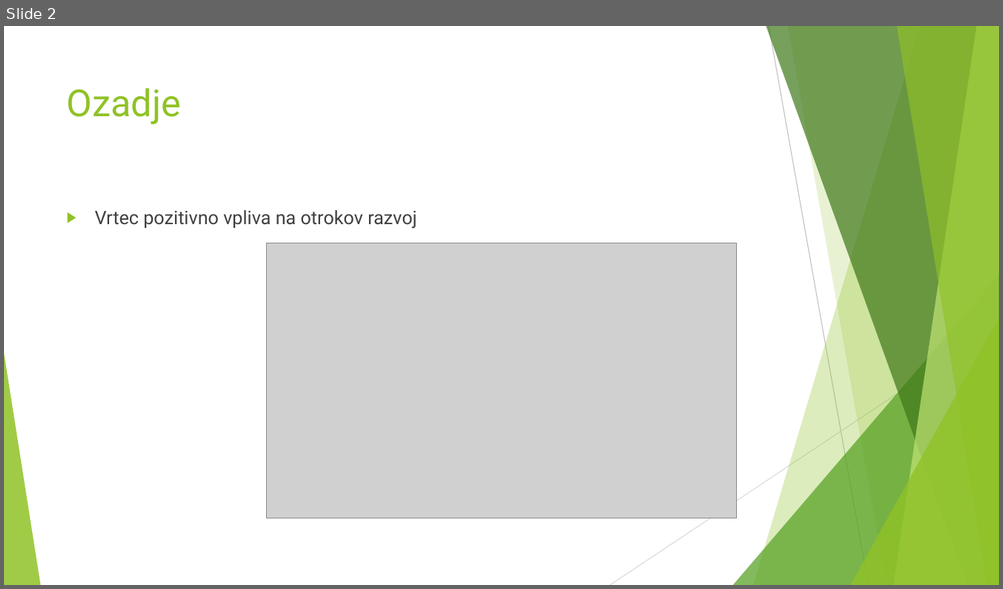
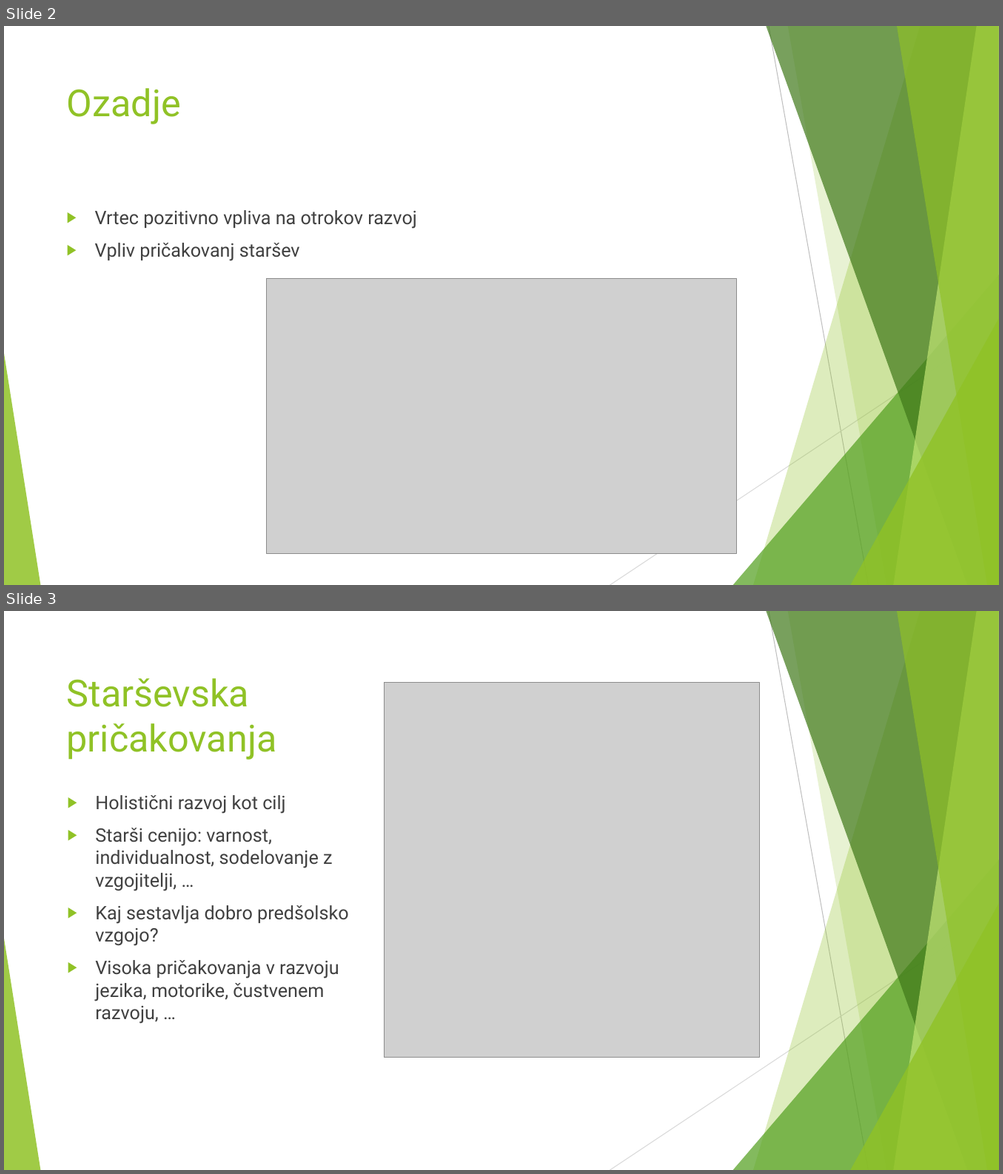
Before and after one commit to borbregant/Doktorat_all, a slide deck: stemberger/predstavitev.pptx. Shown one above the other, each under a label of ours: slide 2 before the commit, slides 2 and 3 after it. The pictures are 1003x589 and 1003x1174 pixels, drawn with LibreOffice and Linux fonts; fonts in the diff are those of the drawing; grey boxes stand for pictures. Boxes give left, top, right and bottom in pixels: in the first picture for what was removed or moved away, otherwise in the second. Text is boxed around its words. In the diff, an @@ line names an element or a change of style, - is before the commit and + after.

```diff
--- a/stemberger/predstavitev.pptx
+++ b/stemberger/predstavitev.pptx
@@ slide 3 added at bbox=[4, 611, 999, 1170], background #FFFFFF; not listed: 10 template elements that a slide beside it also shows @@
@@ title added at bbox=[67, 678, 277, 760], 36 pt, text #90C226 @@
+Starševska pričakovanja
@@ picture added at bbox=[384, 683, 759, 1058] @@
@@ text added at bbox=[95, 795, 349, 1024], 18 pt, text #404040 @@
+▶ Holistični razvoj kot cilj
+▶ Starši cenijo: varnost, individualnost, sodelovanje z vzgojitelji, …
+▶ Kaj sestavlja dobro predšolsko vzgojo?
+▶ Visoka pričakovanja v razvoju jezika, motorike, čustvenem razvoju, …
@@ slide 2 changed as well @@
@@ text at bbox=[95, 243, 300, 261]: paragraph added @@
+▶ Vpliv pričakovanj staršev
@@ picture: place and size @@
-picture at bbox=[267, 243, 737, 518]
+picture at bbox=[267, 279, 737, 554]
```
Also in this commit, not shown: 6 other slides changed, 14 other slides added, 4 slides removed, 32 other files.
